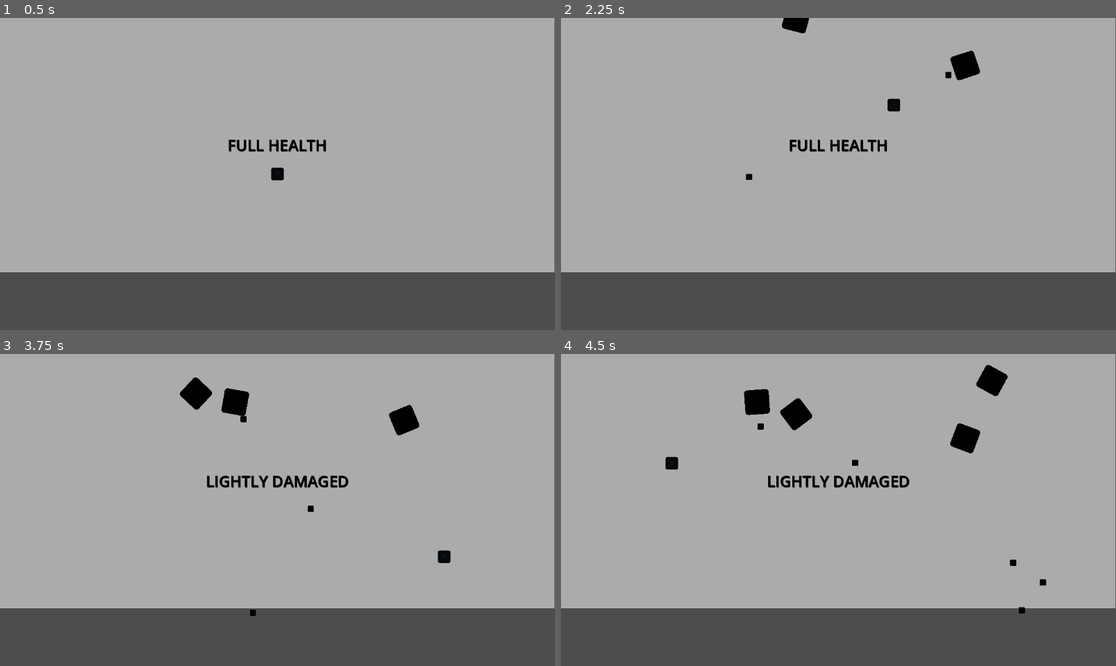
Above: before the commit, frames 1-4 (two rows, left to right).
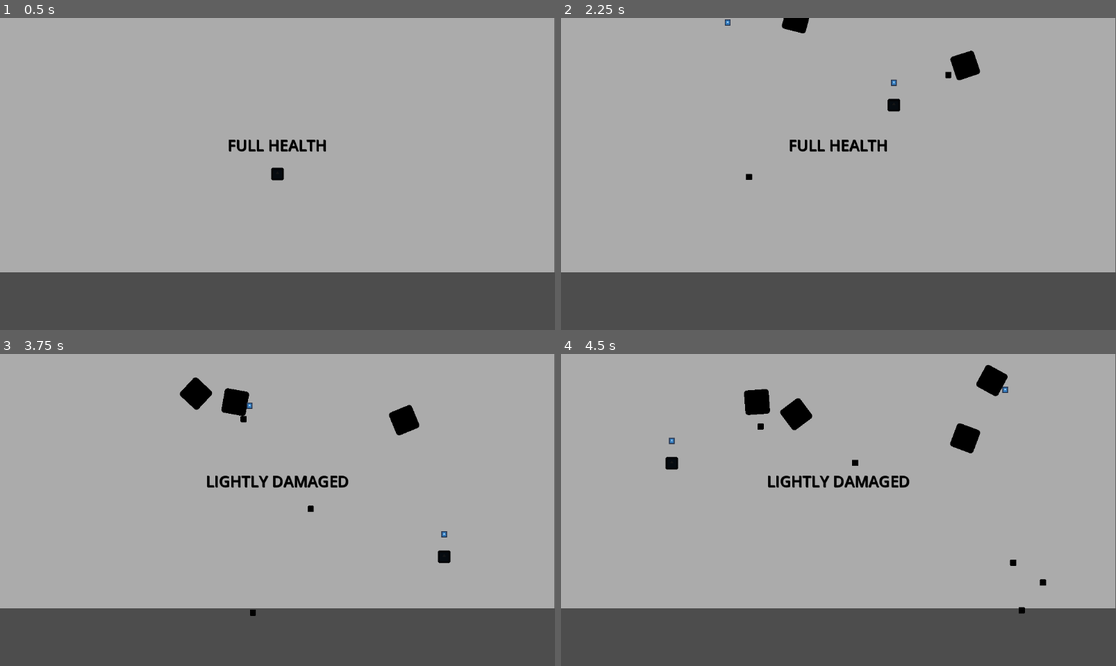
Above: after the commit, the same moments.

Repository: FilipeFL/Puzzlers
Game: Godot game, scene res://Scenes/Main.tscn
Two runs of this game, one before a commit and one after it. Both use one fixed random seed, a clock stepped at 60 frames per second and the inputs below. The engine's default icon, where the game draws it, is replaced by a stand-in: a white triangle on a blue panel in a dark square.
Inputs (mouse positions are in pixels of both pictures, inside the frame that each line leads up to):
- Up to frame 1 (0.5 s): no input
- Up to frame 2 (2.25 s): tap Enter at 0.5 s; move the mouse to (960, 158) at 0.52 s; click (960, 158) at 0.6 s; move the mouse to (727, 189) at 1.27 s; click (727, 189) at 1.35 s; move the mouse to (894, 105) at 2.02 s; click (894, 105) at 2.1 s
- Up to frame 3 (3.75 s): move the mouse to (249, 572) at 2.77 s; click (249, 572) at 2.85 s; move the mouse to (444, 556) at 3.52 s; click (444, 556) at 3.6 s
- Up to frame 4 (4.5 s): move the mouse to (672, 463) at 4.27 s; click (672, 463) at 4.35 s

Frame 1 is identical in both runs. In frame 2, less than 0.1% of the frame differs, in the area x 29-61%, y 0-22%; in frame 3, less than 0.1%; in frame 4, less than 0.1%, in the area x 19-81%, y 10-29%.

Commit message:
Main Gameplay Loop
Developed Enemies and Player shooting bullets and the health system for the player.

Diff:
--- /dev/null
+++ b/Puzzlers/Scenes/Player_Bullet.tscn
@@ -0,0 +1,25 @@
+[gd_scene load_steps=3 format=3 uid="uid://ro1l07ml8wnx"]
+
+[ext_resource type="Script" path="res://Scripts/Player_Bullet.gd" id="1_2ivuw"]
+[ext_resource type="Texture2D" uid="uid://dcigu4te3d0g7" path="res://icon.svg" id="2_xvalw"]
+
+[node name="Player_Bullet" type="Node2D"]
+scale = Vector2(0.1, 0.1)
+script = ExtResource("1_2ivuw")
+bullet_speed = 400
+
+[node name="Sprite2D" type="Sprite2D" parent="."]
+modulate = Color(0.745098, 0.894118, 1, 1)
+texture = ExtResource("2_xvalw")
+
+[node name="RayCast2D" type="RayCast2D" parent="."]
+position = Vector2(-60, -60)
+target_position = Vector2(120, 120)
+collide_with_areas = true
+collide_with_bodies = false
+
+[node name="VisibleOnScreenNotifier2D" type="VisibleOnScreenNotifier2D" parent="."]
+position = Vector2(-5.72205e-06, -1.90735e-06)
+scale = Vector2(6, 6)
+
+[connection signal="screen_exited" from="VisibleOnScreenNotifier2D" to="." method="_screen_exited"]
--- a/Puzzlers/Scripts/Player.gd
+++ b/Puzzlers/Scripts/Player.gd
@@ -2,6 +2,7 @@
 
 var type = "PLAYER"
 var health = 5
+var player_bullet = load("res://Scenes/Player_Bullet.tscn")
 
 # Called when the node enters the scene tree for the first time.
 func _ready():
@@ -12,6 +13,12 @@
 func _process(delta):
 	self.position = get_global_mouse_position()
 
+	if (Input.is_action_just_pressed("Shoot")):
+		var _bullet = player_bullet.instantiate()
+
+		get_parent().add_child(_bullet)
+		_bullet.position = self.position
+
 
 func _player_status():
 	get_parent().get_node("Label").text = get_parent().health_status[health]
--- /dev/null
+++ b/Puzzlers/Scripts/Player_Bullet.gd
@@ -0,0 +1,19 @@
+extends Node2D
+
+var direction = Vector2(0,1)
+
+@export var bullet_speed = 1
+
+
+# Called when the node enters the scene tree for the first time.
+func _ready():
+	pass # Replace with function body.
+
+
+# Called every frame. 'delta' is the elapsed time since the previous frame.
+func _process(delta):
+	self.position -= direction * delta * bullet_speed
+
+
+func _screen_exited():
+	queue_free()
--- a/Puzzlers/project.godot
+++ b/Puzzlers/project.godot
@@ -15,6 +15,14 @@
 config/features=PackedStringArray("4.2", "GL Compatibility")
 config/icon="res://icon.svg"
 
+[input]
+
+Shoot={
+"deadzone": 0.5,
+"events": [Object(InputEventMouseButton,"resource_local_to_scene":false,"resource_name":"","device":0,"window_id":0,"alt_pressed":false,"shift_pressed":false,"ctrl_pressed":false,"meta_pressed":false,"button_mask":0,"position":Vector2(0, 0),"global_position":Vector2(0, 0),"factor":1.0,"button_index":1,"canceled":false,"pressed":false,"double_click":false,"script":null)
+]
+}
+
 [rendering]
 
 renderer/rendering_method="gl_compatibility"
